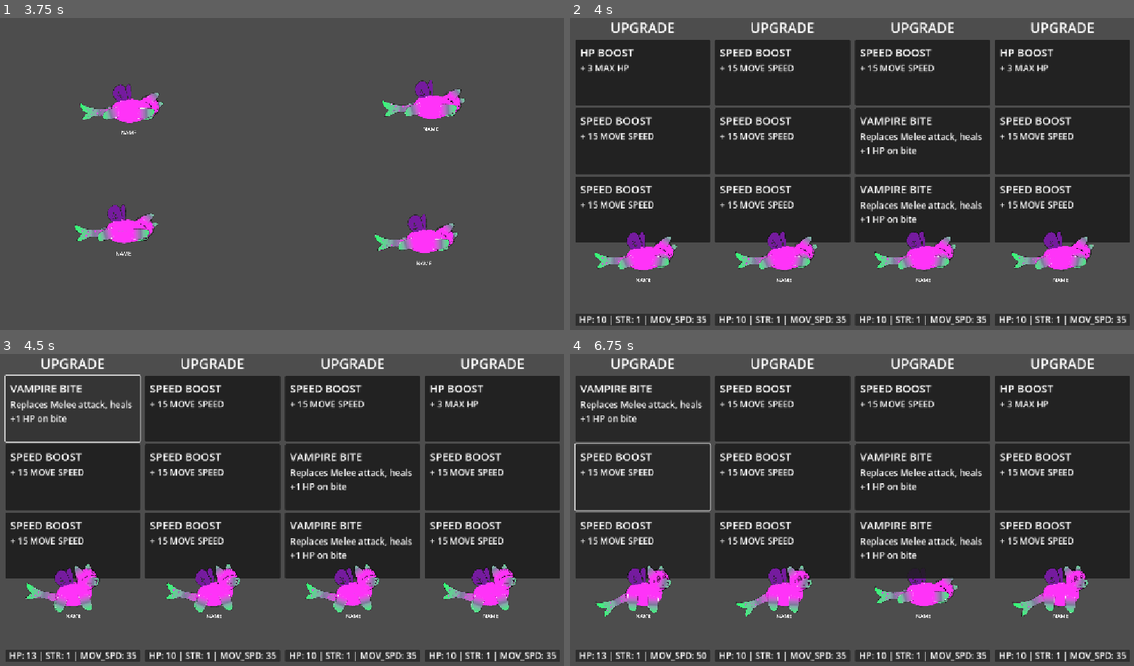
Above: before the commit, frames 1-4 (two rows, left to right).
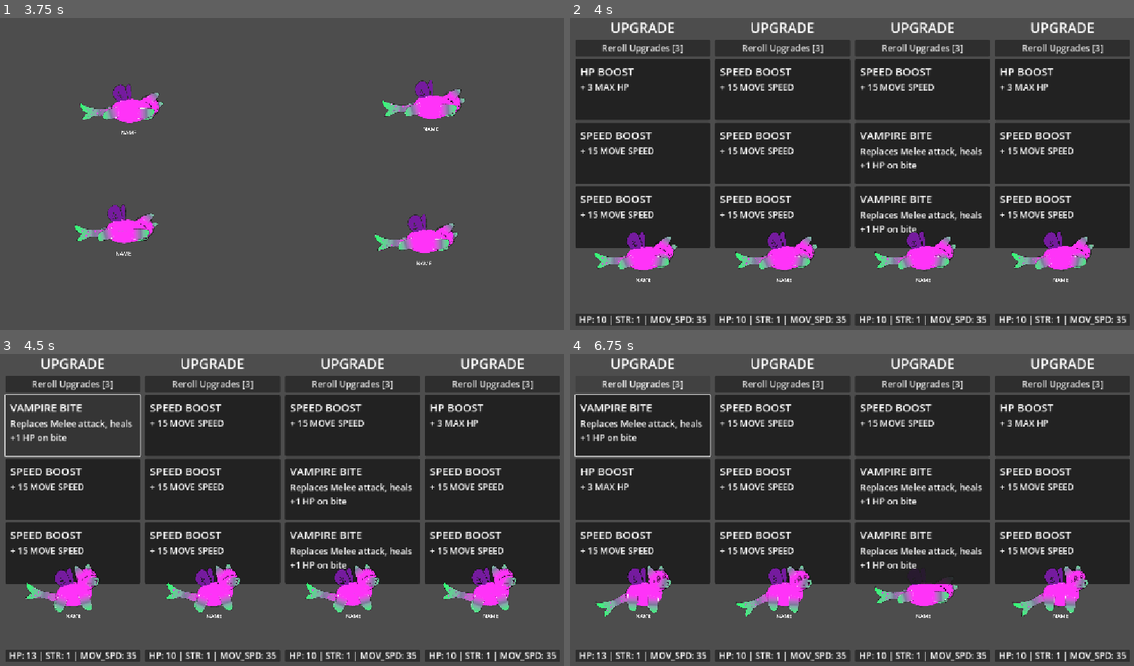
Above: after the commit, the same moments.

Repository: Galitie/tm2
Game: Godot game, scene res://test_scene.tscn
Same seed, same stepped clock (60 frames per second), same inputs: the game is played once before the commit and once after it.
Inputs (mouse positions are in pixels of both pictures, inside the frame that each line leads up to):
- Up to frame 1 (3.75 s): tap Enter (ui_accept) at 0.5, 0.77, 1.52, 3.02 s; hold Down (ui_down) 1.28-2.03 s; hold Down (ui_down) from 3.53 s (still down)
- Up to frame 2 (4 s): keep holding Down (ui_down); tap Enter (ui_accept) at 3.77 s
- Up to frame 3 (4.5 s): release Down (ui_down) at 4.25 s; click (73, 407) at 4.27 s
- Up to frame 4 (6.75 s): click (643, 385) at 5 s, where only the run after the commit has a clickable "Reroll Upgrades [3]"; hold Down (ui_down) from 5.78 s (still down); tap Enter (ui_accept) at 6.02 s

Frame 1 is identical in both runs. In frame 2, 14% of the frame differs, in the area x 1-100%, y 8-74%; in frame 3, 14%; in frame 4, 16%, in the area x 0-100%, y 7-98%.

Commit message:
Updated stuff I guess

Diff:
--- a/Cards/Resources/bite_lifesteal.tres
+++ b/Cards/Resources/bite_lifesteal.tres
@@ -1,12 +1,12 @@
 [gd_resource type="Resource" load_steps=2 format=3 uid="uid://3aquqn25lskq"]
 
-[ext_resource type="Script" uid="uid://bfco2om6esxdu" path="res://Cards/card_info.gd" id="1_1p3yw"]
+[ext_resource type="Script" uid="uid://bfco2om6esxdu" path="res://Cards/card_info.gd" id="1_syuw0"]
 
 [resource]
-script = ExtResource("1_1p3yw")
+script = ExtResource("1_syuw0")
 card_name = "VAMPIRE BITE"
 description = "Replaces Melee attack, heals +1 HP on bite"
-type = "melee"
+type = "attack"
 state_id = "bitelifesteal"
 limited_to_one = true
 attribute_1 = 0
--- a/Cards/Scripts/bite_life_steal.gd
+++ b/Cards/Scripts/bite_life_steal.gd
@@ -5,10 +5,10 @@
 @export var animation_player : AnimationPlayer
 
 func Enter():
-	animation_player.play("attack_front_close")
+	animation_player.play("bite")
 	monster.velocity = Vector2.ZERO
 
 
 func _on_animation_player_animation_finished(_anim_name):
-	if _anim_name == "attack_front_close" and monster.state_machine.current_state == monster.state_machine.states["bitelifesteal"]:
+	if _anim_name == "bite" and monster.state_machine.current_state == monster.state_machine.states["bitelifesteal"]:
 		ChooseNewState.emit()
--- a/Cards/card_info.gd
+++ b/Cards/card_info.gd
@@ -3,7 +3,7 @@
 
 @export var card_name : String
 @export_multiline var description: String
-@export_enum("melee", "ranged", "charge", "block", "passive", "immediate") var type : String
+@export_enum("attack", "charge_attack", "special", "block", "passive", "immediate") var type : String
 @export var state_id : String
 @export var limited_to_one : bool
 
--- a/UI/player_upgrade_panel.gd
+++ b/UI/player_upgrade_panel.gd
@@ -5,6 +5,7 @@
 var disabled : bool = false
 @onready var stats = $VBoxContainer/Stats/Label
 @onready var upgrade_cards = [$VBoxContainer/UpgradeCard1, $VBoxContainer/UpgradeCard2, $VBoxContainer/UpgradeCard3 ]
+
 
 func _ready():
 	for card in upgrade_cards:
@@ -24,3 +25,8 @@
 	for card in upgrade_cards:
 		card.choose_card_resource()
 		card.enable()
+
+
+func _on_reroll_pressed():
+	player.rerolls -= 1
+	setup_cards()
--- a/UI/player_upgrade_panel.tscn
+++ b/UI/player_upgrade_panel.tscn
@@ -26,6 +26,10 @@
 vertical_alignment = 3
 autowrap_mode = 3
 
+[node name="Reroll" type="Button" parent="VBoxContainer"]
+layout_mode = 2
+text = "Reroll Upgrades [3]"
+
 [node name="UpgradeCard1" parent="VBoxContainer" groups=["UpgradeCard"] instance=ExtResource("1_qh1v2")]
 layout_mode = 2
 
@@ -52,3 +56,5 @@
 horizontal_alignment = 1
 vertical_alignment = 3
 autowrap_mode = 3
+
+[connection signal="pressed" from="VBoxContainer/Reroll" to="." method="_on_reroll_pressed"]
--- a/main.gd
+++ b/main.gd
@@ -87,17 +87,22 @@
 			player.monster.apply_hp(player.monster.max_hp)
 		if card.chosen_resource.attribute_1 == 2: #MOVE_SPEED
 			player.monster.move_speed += card.chosen_resource.attribute_amount_1
+	# Sometimes I want to replace slots, not just add potential states...
 	if card.chosen_resource.state_id and not player.monster.state_machine.state_choices.has(card.chosen_resource.state_id):
 		player.monster.state_machine.state_choices.append(card.chosen_resource.state_id)
 	card.upgrade_panel.update_stats()
+	check_if_upgrade_round_over(card, player)
+
+
+func check_if_upgrade_round_over(card, player):
 	if player.upgrade_points > 0:
 		card.choose_card_resource()
 	else:
 		card.upgrade_panel.disable_cards()
-		var players_have_no_points = true
-		for p in players:
-			if p.upgrade_points > 0:
-				players_have_no_points = false
-				break
-		if players_have_no_points:
-			set_fight_mode()
+	var players_have_no_points = true
+	for p in players:
+		if p.upgrade_points > 0:
+			players_have_no_points = false
+			break
+	if players_have_no_points:
+		set_fight_mode()
--- a/monster.gd
+++ b/monster.gd
@@ -20,14 +20,19 @@
 @onready var max_health_fill_style = load("uid://b1cqxdsndopa") as StyleBox
 @onready var low_health_fill_style := load("uid://dlwdv81v5y0h7") as StyleBox
 
-# attack ideas
-# basic attack, special attack, block, super/big range/fullscreen
+@onready var attack : State = $StateMachine/Punch
+@onready var charge_attack : State
+@onready var block : State
+@onready var super_attack : State
+var passive_1
+var passive_2
+var passive_3
+
+
 # attacks have stats: speed, mp amount, base damage, size, distance, pierce
-# rerolls - not sure where this should live since it doesn't actually apply to the mon
 
-# attacks can be short range, long range or specials with a charge up
-# ability slots? for short range, long range, special and passive?
-# mash A to charge special?
+# attacks can be short range, long range or
+# specials with a charge up
 # give them preferences? melee, range, etc.
 
 func _ready():
--- a/monster.tscn
+++ b/monster.tscn
@@ -1366,11 +1366,88 @@
 "values": [Vector2(-21, -64), Vector2(-21, -54), Vector2(-21, -64)]
 }
 
+[sub_resource type="Animation" id="Animation_ce3e3"]
+resource_name = "bite"
+length = 0.66667
+tracks/0/type = "value"
+tracks/0/imported = false
+tracks/0/enabled = true
+tracks/0/path = NodePath("Monster/MonsterContainer/Parts/BodyHorizontal/Head:position")
+tracks/0/interp = 1
+tracks/0/loop_wrap = true
+tracks/0/keys = {
+"times": PackedFloat32Array(0, 0.3, 0.433333, 0.666667),
+"transitions": PackedFloat32Array(1, 1, 1, 1),
+"update": 0,
+"values": [Vector2(76, -44), Vector2(76, -30), Vector2(76, -44), Vector2(76, -44)]
+}
+tracks/1/type = "value"
+tracks/1/imported = false
+tracks/1/enabled = true
+tracks/1/path = NodePath("Monster/MonsterContainer/Parts/BodyHorizontal/Head:rotation")
+tracks/1/interp = 1
+tracks/1/loop_wrap = true
+tracks/1/keys = {
+"times": PackedFloat32Array(0, 0.3, 0.433333, 0.5, 0.55, 0.6, 0.666667),
+"transitions": PackedFloat32Array(1, 1, 1, 1, 1, 1, 1),
+"update": 0,
+"values": [0.0, 0.287979, -0.115192, 0.462512, -0.115192, 0.462512, 0.0]
+}
+tracks/2/type = "value"
+tracks/2/imported = false
+tracks/2/enabled = true
+tracks/2/path = NodePath("Monster/MonsterContainer/Parts/BodyHorizontal/LegBegFront:rotation")
+tracks/2/interp = 1
+tracks/2/loop_wrap = true
+tracks/2/keys = {
+"times": PackedFloat32Array(0, 0.3, 0.666667),
+"transitions": PackedFloat32Array(1, 1, 1),
+"update": 0,
+"values": [0.0, 0.287979, 0.0]
+}
+tracks/3/type = "value"
+tracks/3/imported = false
+tracks/3/enabled = true
+tracks/3/path = NodePath("Monster/MonsterContainer/Parts/BodyHorizontal/Tail:rotation")
+tracks/3/interp = 1
+tracks/3/loop_wrap = true
+tracks/3/keys = {
+"times": PackedFloat32Array(0, 0.3, 0.433333, 0.666667),
+"transitions": PackedFloat32Array(1, 1, 1, 1),
+"update": 0,
+"values": [0.0, -0.287979, -0.115192, 0.0]
+}
+tracks/4/type = "value"
+tracks/4/imported = false
+tracks/4/enabled = true
+tracks/4/path = NodePath("Monster/MonsterContainer/Parts/BodyHorizontal:skew")
+tracks/4/interp = 1
+tracks/4/loop_wrap = true
+tracks/4/keys = {
+"times": PackedFloat32Array(0, 0.3, 0.433333, 0.66667),
+"transitions": PackedFloat32Array(1, 1, 1, 1),
+"update": 0,
+"values": [0.0, -0.158825, 0.172788, 0.0]
+}
+tracks/5/type = "value"
+tracks/5/imported = false
+tracks/5/enabled = true
+tracks/5/path = NodePath("Monster/MonsterContainer/MeleeAttack/CollisionShape2D:disabled")
+tracks/5/interp = 1
+tracks/5/loop_wrap = true
+tracks/5/keys = {
+"times": PackedFloat32Array(0, 0.4, 0.533333, 0.666667),
+"transitions": PackedFloat32Array(1, 1, 1, 1),
+"update": 1,
+"values": [true, false, false, true]
+}
+
 [sub_resource type="AnimationLibrary" id="AnimationLibrary_m5r23"]
 resource_local_to_scene = true
 _data = {
 &"RESET": SubResource("Animation_8ls5d"),
 &"attack_front_close": SubResource("Animation_7juug"),
+&"bite": SubResource("Animation_ce3e3"),
 &"fainting": SubResource("Animation_s0vvg"),
 &"get_up": SubResource("Animation_3x5v3"),
 &"hurt": SubResource("Animation_m5wnj"),
--- a/player.gd
+++ b/player.gd
@@ -2,4 +2,5 @@
 class_name Player
 
 var upgrade_points : int = 0
+var rerolls : int = 0
 @export var monster : Monster
Not shown: 1 places in monster.tscn that only renumber resources
